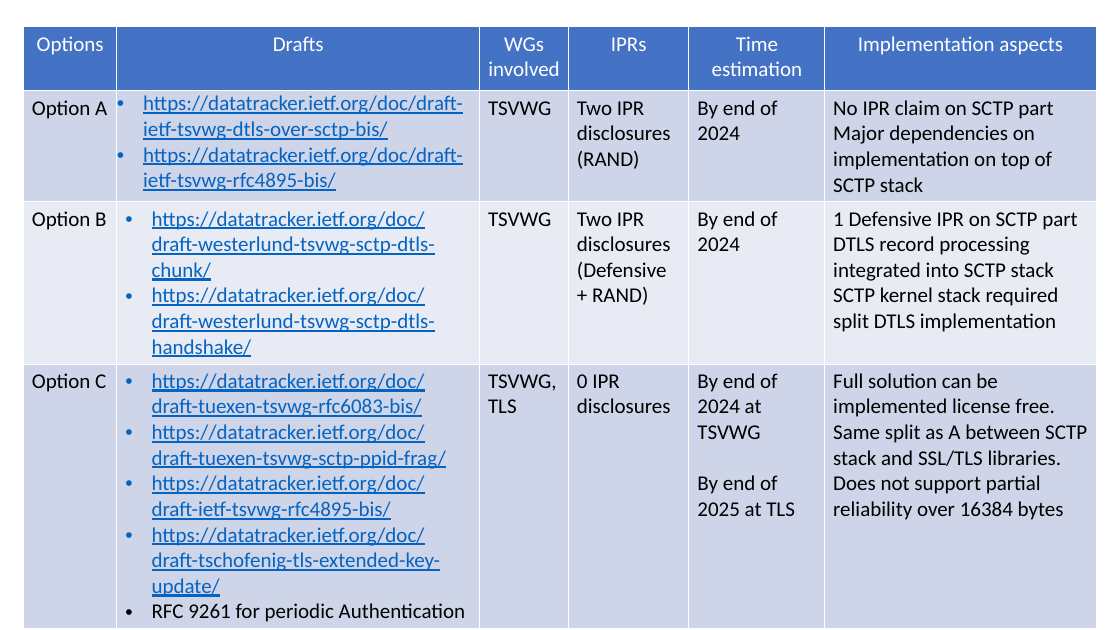
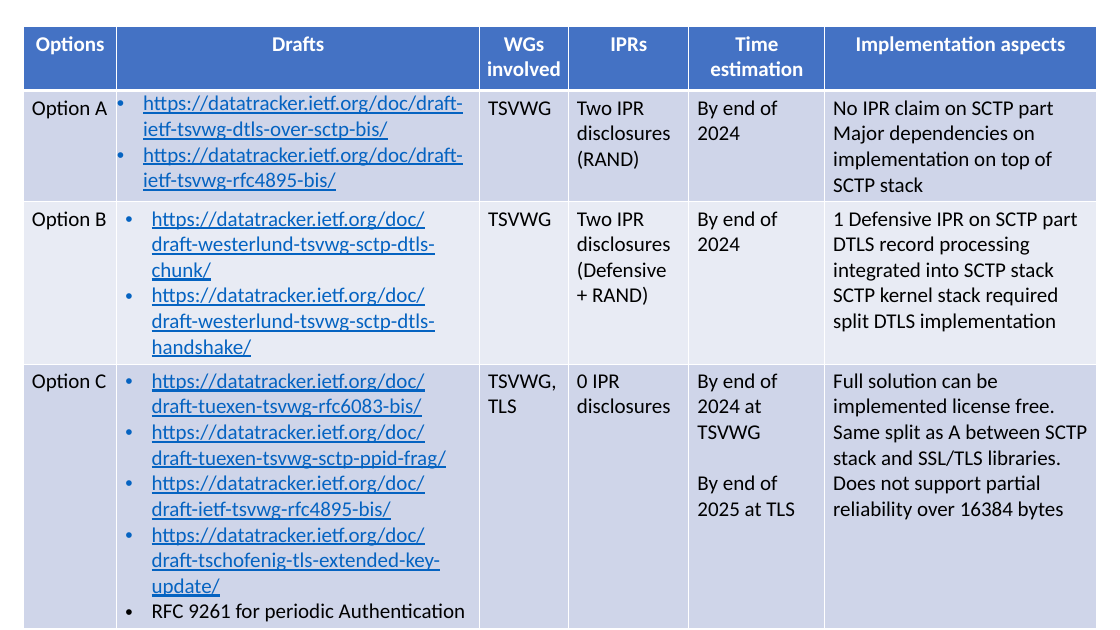
Before and after one commit to sctplab/sctp-dtls-requirements, a slide deck: slide 13 of dtls-for-sctp-design-team-report.pptx. Drawn at 1120x630 pixels with LibreOffice and Linux fonts; fonts in the diff are those of the drawing. Boxes give left, top, right and bottom in pixels: in the first picture for what was removed or moved away, otherwise in the second. Text is boxed around its words. In the diff, an @@ line names an element or a change of style, - is before the commit and + after.

```diff
--- a/dtls-for-sctp-design-team-report.pptx
+++ b/dtls-for-sctp-design-team-report.pptx
@@ table at <box>24,27,1096,626</box> @@
@@ bold on in "Options", "Drafts", "WGs involved", "IPRs" and 2 more places @@
```
Also in this commit, not shown: 2 slides added, 1 slide removed.
